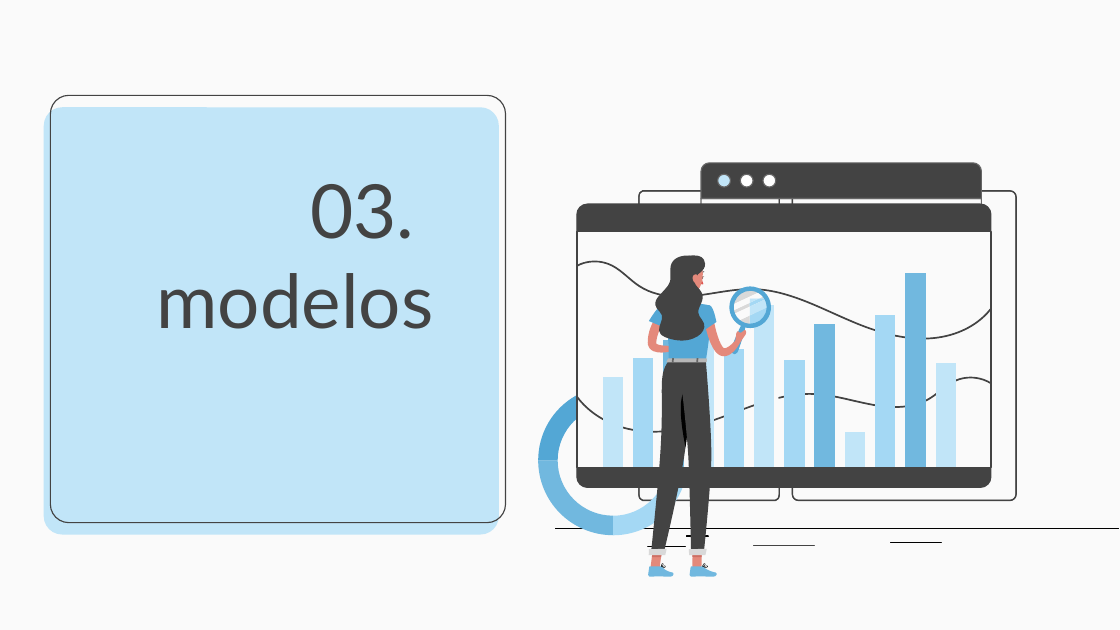
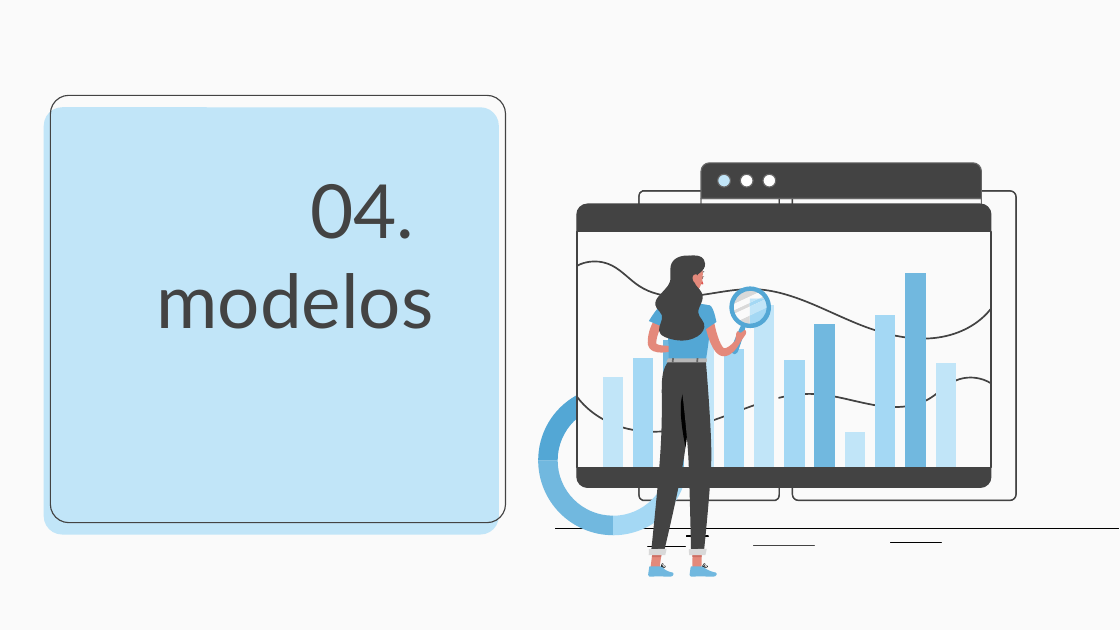
Before and after one commit to Rfernandezc2016/Trabajo-MD, a slide deck: slide 19 of Exposición.pptx. Drawn at 1120x630 pixels with LibreOffice and Linux fonts; fonts in the diff are those of the drawing. Boxes give left, top, right and bottom in pixels: in the first picture for what was removed or moved away, otherwise in the second. Text is boxed around its words. In the diff, an @@ line names an element or a change of style, - is before the commit and + after.

Commit message:
He vuelto a corregir la misma errata de la otra vez

```diff
--- a/Exposición.pptx
+++ b/Exposición.pptx
@@ title at <box>156,184,433,329</box>: text changed @@
-03.
-modelos
+04.
+modelos
```
